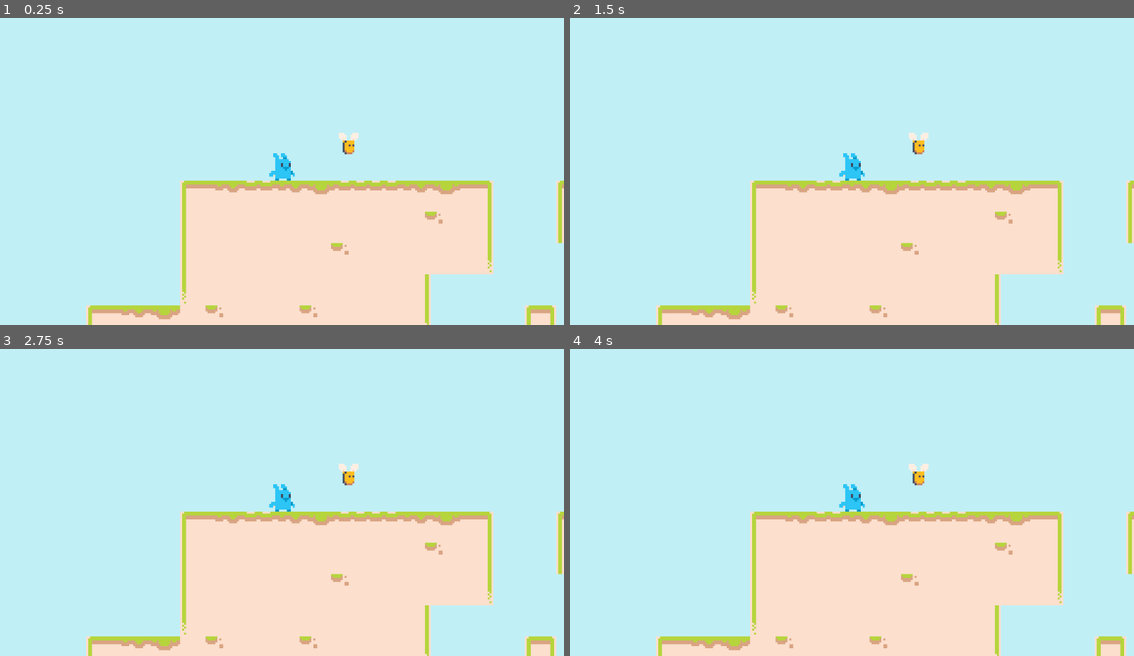
Above: before the commit, frames 1-4 (two rows, left to right).
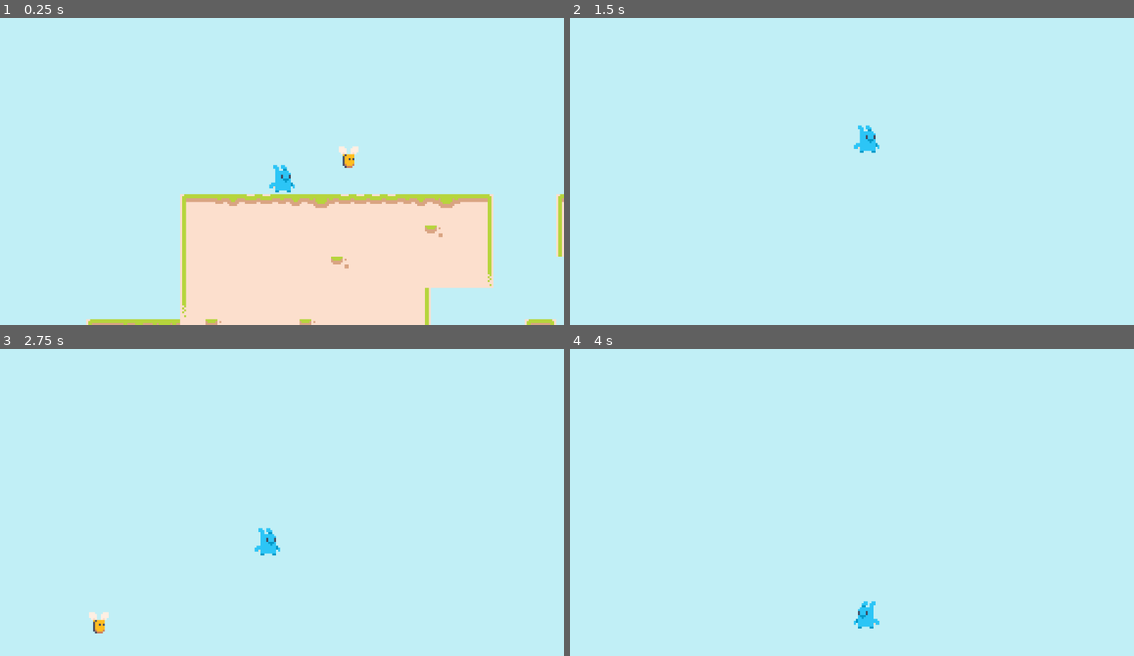
Above: after the commit, the same moments.

Repository: seedgs/platformer
Game: Godot game, scene res://scenes/game.tscn
Same seed, same stepped clock (60 frames per second), same inputs: the game is played once before the commit and once after it.
Inputs (mouse positions are in pixels of both pictures, inside the frame that each line leads up to):
- Up to frame 1 (0.25 s): no input
- Up to frame 2 (1.5 s): move the mouse to (976, 150) at 0.52 s; hold D (Right, bound only after the commit) from 0.53 s (still down); click (976, 150) at 0.6 s; tap Space (Jump, bound only after the commit) at 0.77, 0.8, 1.07, 1.35 s; move the mouse to (739, 183) at 1.27 s
- Up to frame 3 (2.75 s): tap Space (Jump, bound only after the commit) at 1.52, 1.82, 2.3 s; click (169, 514) at 1.55 s; move the mouse to (338, 428) at 2.02 s; release D (Right, bound only after the commit) at 2.03 s; hold A (Left, bound only after the commit) from 2.03 s (still down); click (338, 428) at 2.1 s
- Up to frame 4 (4 s): move the mouse to (823, 560) at 2.77 s; release A (Left, bound only after the commit) at 2.78 s; hold D (Right, bound only after the commit) from 2.78 s (still down); click (823, 560) at 2.85 s; tap Space (Jump, bound only after the commit) at 3.02, 3.32, 3.6, 3.77 s; move the mouse to (1021, 545) at 3.52 s

The runs differ from the first frame. In frame 1, 7.1% of the frame differs, in the area x 15-100%, y 37-100%; in frame 2, 27%, in the area x 15-100%, y 34-100%; in frame 3, 27%; in frame 4, 26%.
Error after the commit: Invalid call. Nonexistent function 'stat' in base 'Timer'. (res://scenes/player.gd:59)

Commit message:
1、创建人物移动方法 2、创建人物跳跃与受重力的方法 3、创建人物射击暂缓计数器的方法

Diff:
--- a/project.godot
+++ b/project.godot
@@ -19,6 +19,47 @@
 
 project/assembly_name="Platformer"
 
+[input]
+
+Left={
+"deadzone": 0.2,
+"events": [Object(InputEventKey,"resource_local_to_scene":false,"resource_name":"","device":-1,"window_id":0,"alt_pressed":false,"shift_pressed":false,"ctrl_pressed":false,"meta_pressed":false,"pressed":false,"keycode":0,"physical_keycode":65,"key_label":0,"unicode":97,"location":0,"echo":false,"script":null)
+, Object(InputEventKey,"resource_local_to_scene":false,"resource_name":"","device":-1,"window_id":0,"alt_pressed":false,"shift_pressed":false,"ctrl_pressed":false,"meta_pressed":false,"pressed":false,"keycode":0,"physical_keycode":4194319,"key_label":0,"unicode":0,"location":0,"echo":false,"script":null)
+, Object(InputEventJoypadMotion,"resource_local_to_scene":false,"resource_name":"","device":-1,"axis":0,"axis_value":-1.0,"script":null)
+]
+}
+Right={
+"deadzone": 0.2,
+"events": [Object(InputEventKey,"resource_local_to_scene":false,"resource_name":"","device":-1,"window_id":0,"alt_pressed":false,"shift_pressed":false,"ctrl_pressed":false,"meta_pressed":false,"pressed":false,"keycode":0,"physical_keycode":68,"key_label":0,"unicode":100,"location":0,"echo":false,"script":null)
+, Object(InputEventKey,"resource_local_to_scene":false,"resource_name":"","device":-1,"window_id":0,"alt_pressed":false,"shift_pressed":false,"ctrl_pressed":false,"meta_pressed":false,"pressed":false,"keycode":0,"physical_keycode":4194321,"key_label":0,"unicode":0,"location":0,"echo":false,"script":null)
+, Object(InputEventJoypadMotion,"resource_local_to_scene":false,"resource_name":"","device":-1,"axis":0,"axis_value":1.0,"script":null)
+]
+}
+Jump={
+"deadzone": 0.2,
+"events": [Object(InputEventKey,"resource_local_to_scene":false,"resource_name":"","device":-1,"window_id":0,"alt_pressed":false,"shift_pressed":false,"ctrl_pressed":false,"meta_pressed":false,"pressed":false,"keycode":0,"physical_keycode":32,"key_label":0,"unicode":32,"location":0,"echo":false,"script":null)
+, Object(InputEventJoypadButton,"resource_local_to_scene":false,"resource_name":"","device":-1,"button_index":0,"pressure":0.0,"pressed":false,"script":null)
+]
+}
+Squat={
+"deadzone": 0.2,
+"events": [Object(InputEventKey,"resource_local_to_scene":false,"resource_name":"","device":-1,"window_id":0,"alt_pressed":false,"shift_pressed":false,"ctrl_pressed":false,"meta_pressed":false,"pressed":false,"keycode":0,"physical_keycode":83,"key_label":0,"unicode":115,"location":0,"echo":false,"script":null)
+, Object(InputEventJoypadMotion,"resource_local_to_scene":false,"resource_name":"","device":-1,"axis":1,"axis_value":1.0,"script":null)
+]
+}
+shoot={
+"deadzone": 0.2,
+"events": [Object(InputEventMouseButton,"resource_local_to_scene":false,"resource_name":"","device":-1,"window_id":0,"alt_pressed":false,"shift_pressed":false,"ctrl_pressed":false,"meta_pressed":false,"button_mask":1,"position":Vector2(304, 25),"global_position":Vector2(313, 73),"factor":1.0,"button_index":1,"canceled":false,"pressed":true,"double_click":false,"script":null)
+, Object(InputEventJoypadMotion,"resource_local_to_scene":false,"resource_name":"","device":-1,"axis":5,"axis_value":1.0,"script":null)
+]
+}
+
+[layer_names]
+
+2d_physics/layer_1="wall"
+2d_physics/layer_2="enemy"
+2d_physics/layer_3="player"
+
 [rendering]
 
 textures/canvas_textures/default_texture_filter=0
--- a/scenes/bee.tscn
+++ b/scenes/bee.tscn
@@ -3,9 +3,13 @@
 [ext_resource type="Texture2D" uid="uid://b2u2ccr1d8xy8" path="res://graphics/Enemies/bee/0.png" id="1_1q2x0"]
 
 [node name="Bee" type="Area2D"]
+collision_layer = 2
+collision_mask = 5
 
 [node name="Sprite2D" type="Sprite2D" parent="."]
 texture = ExtResource("1_1q2x0")
 
 [node name="CollisionPolygon2D" type="CollisionPolygon2D" parent="."]
+light_mask = 2
+visibility_layer = 5
 polygon = PackedVector2Array(-5, -6, -5, -2, -3, 0, -3, 6, 3, 6, 3, -1, 5, -2, 5, -6)
--- a/scenes/level.tscn
+++ b/scenes/level.tscn
@@ -34,6 +34,18 @@
 [sub_resource type="TileSet" id="TileSet_rd3vj"]
 sources/0 = SubResource("TileSetAtlasSource_w7c3h")
 
+[sub_resource type="RectangleShape2D" id="RectangleShape2D_w8frs"]
+size = Vector2(160, 1)
+
+[sub_resource type="RectangleShape2D" id="RectangleShape2D_mx8sn"]
+size = Vector2(48, 1)
+
+[sub_resource type="RectangleShape2D" id="RectangleShape2D_ppgk2"]
+size = Vector2(48, 1)
+
+[sub_resource type="RectangleShape2D" id="RectangleShape2D_2r41h"]
+size = Vector2(48, 1)
+
 [node name="Level" type="Node2D"]
 
 [node name="TileMapLayer" type="TileMapLayer" parent="."]
@@ -41,9 +53,35 @@
 tile_set = SubResource("TileSet_rd3vj")
 
 [node name="CharacterBody2D" parent="." instance=ExtResource("2_w7c3h")]
-position = Vector2(260, 57)
+position = Vector2(260, 36)
 
 [node name="Enemies" type="Node2D" parent="."]
 
 [node name="Bee" parent="Enemies" instance=ExtResource("4_mx8sn")]
 position = Vector2(294, 45)
+
+[node name="Floor" type="Node2D" parent="."]
+
+[node name="StaticBody2D2" type="StaticBody2D" parent="Floor"]
+
+[node name="CollisionShape2D" type="CollisionShape2D" parent="Floor/StaticBody2D2"]
+position = Vector2(288, 64.5)
+shape = SubResource("RectangleShape2D_w8frs")
+
+[node name="StaticBody2D3" type="StaticBody2D" parent="Floor"]
+
+[node name="CollisionShape2D" type="CollisionShape2D" parent="Floor/StaticBody2D3"]
+position = Vector2(184, 128.5)
+shape = SubResource("RectangleShape2D_mx8sn")
+
+[node name="StaticBody2D" type="StaticBody2D" parent="Floor"]
+
+[node name="CollisionShape2D" type="CollisionShape2D" parent="Floor/StaticBody2D"]
+position = Vector2(424, 64.5)
+shape = SubResource("RectangleShape2D_ppgk2")
+
+[node name="StaticBody2D4" type="StaticBody2D" parent="Floor"]
+
+[node name="CollisionShape2D" type="CollisionShape2D" parent="Floor/StaticBody2D4"]
+position = Vector2(488, 64.5)
+shape = SubResource("RectangleShape2D_2r41h")
--- /dev/null
+++ b/scenes/player.gd
@@ -0,0 +1,74 @@
+extends CharacterBody2D
+
+var direction_x: float = 0.0
+
+# 跳跃参数
+@export var jump_force : int = -400
+@export var gravity_force : int = 10
+@export var speed_horizonal : int = 150
+
+# 二段跳相关
+var jump_count := 0
+@export var max_jump_count := 2
+
+#设置射击状态为打开
+var can_shoot := true
+
+func _ready() -> void:
+	pass
+
+
+func _process(delta: float) -> void:
+
+	#启动点击方法
+	get_input()
+
+	#启动重力方法
+	apply_gravity()
+
+	#启动转向方法
+	turn_face()
+
+	# 水平移动
+	velocity.x = direction_x * speed_horizonal
+
+	# 落地时重置跳跃次数
+	if is_on_floor():
+		jump_count = 0
+
+	move_and_slide()
+
+
+#点击方法
+func get_input():
+	direction_x = Input.get_axis("Left", "Right")
+
+	if Input.is_action_just_pressed("Jump") and jump_count < max_jump_count:
+		velocity.y = jump_force
+		jump_count += 1
+
+	#1、添加射击限制时间节点
+	#2、给Palyer挂载'timeout()'信号
+	#3、方法内重新开启射击状态
+	#4、启动计数器方法
+	if Input.is_action_just_pressed("shoot") and can_shoot:
+		can_shoot = false
+		print('shoot')
+
+		#启动timeout()方法
+		$Timers/CooldownTimer.stat()
+
+# 根据方向翻转人物
+func turn_face():
+	if direction_x != 0:
+		scale.x = sign(direction_x) * abs(scale.x)
+
+#重力方法
+func apply_gravity():
+	velocity.y += gravity_force
+
+
+#计数器方法
+func _on_cooldown_timer_timeout() -> void:
+	#计数器结束后，经过wait时间后，射击回复true状态
+	can_shoot = true
--- a/scenes/player.tscn
+++ b/scenes/player.tscn
@@ -1,8 +1,13 @@
-[gd_scene load_steps=2 format=3 uid="uid://ca7oslx7l1p03"]
+[gd_scene load_steps=3 format=3 uid="uid://ca7oslx7l1p03"]
 
 [ext_resource type="Texture2D" uid="uid://dpkgupcki7wtc" path="res://graphics/player/basic/idle.png" id="1_3vyb7"]
+[ext_resource type="Script" uid="uid://cfksa5p18pqvy" path="res://scenes/player.gd" id="1_g2els"]
 
-[node name="CharacterBody2D" type="CharacterBody2D"]
+[node name="Player" type="CharacterBody2D"]
+collision_layer = 4
+collision_mask = 3
+script = ExtResource("1_g2els")
+jump_force = -350
 
 [node name="Sprite2D" type="Sprite2D" parent="."]
 texture = ExtResource("1_3vyb7")
@@ -13,3 +18,11 @@
 [node name="Camera2D" type="Camera2D" parent="."]
 zoom = Vector2(4, 4)
 position_smoothing_enabled = true
+position_smoothing_speed = 15.0
+
+[node name="Timers" type="Node" parent="."]
+
+[node name="CooldownTimer" type="Timer" parent="Timers"]
+wait_time = 0.6
+
+[connection signal="timeout" from="Timers/CooldownTimer" to="." method="_on_cooldown_timer_timeout"]
Not shown: 1 places in scenes/level.tscn that only renumber resources
Not shown, added: scenes/player.gd.uid
